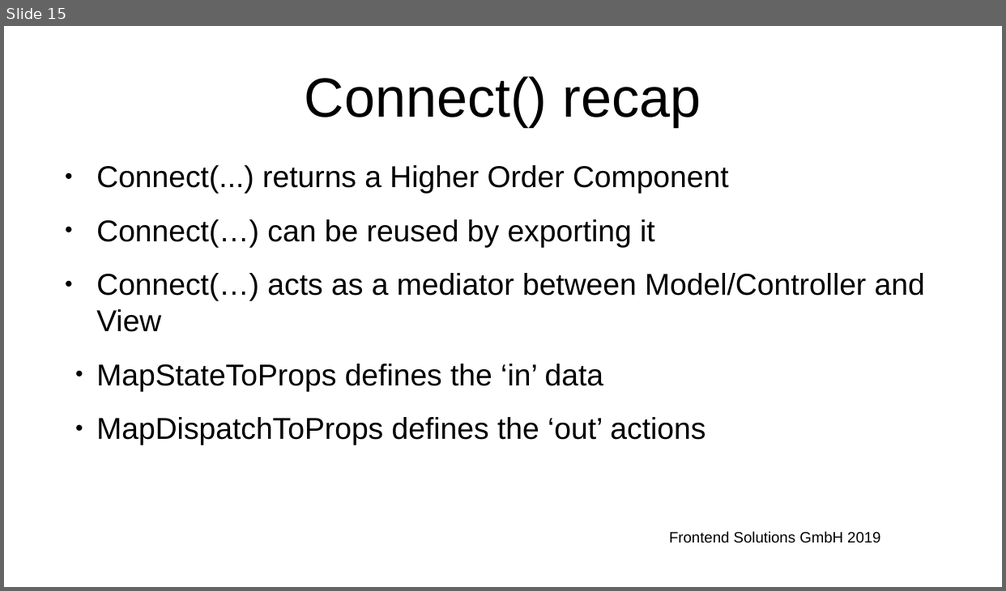
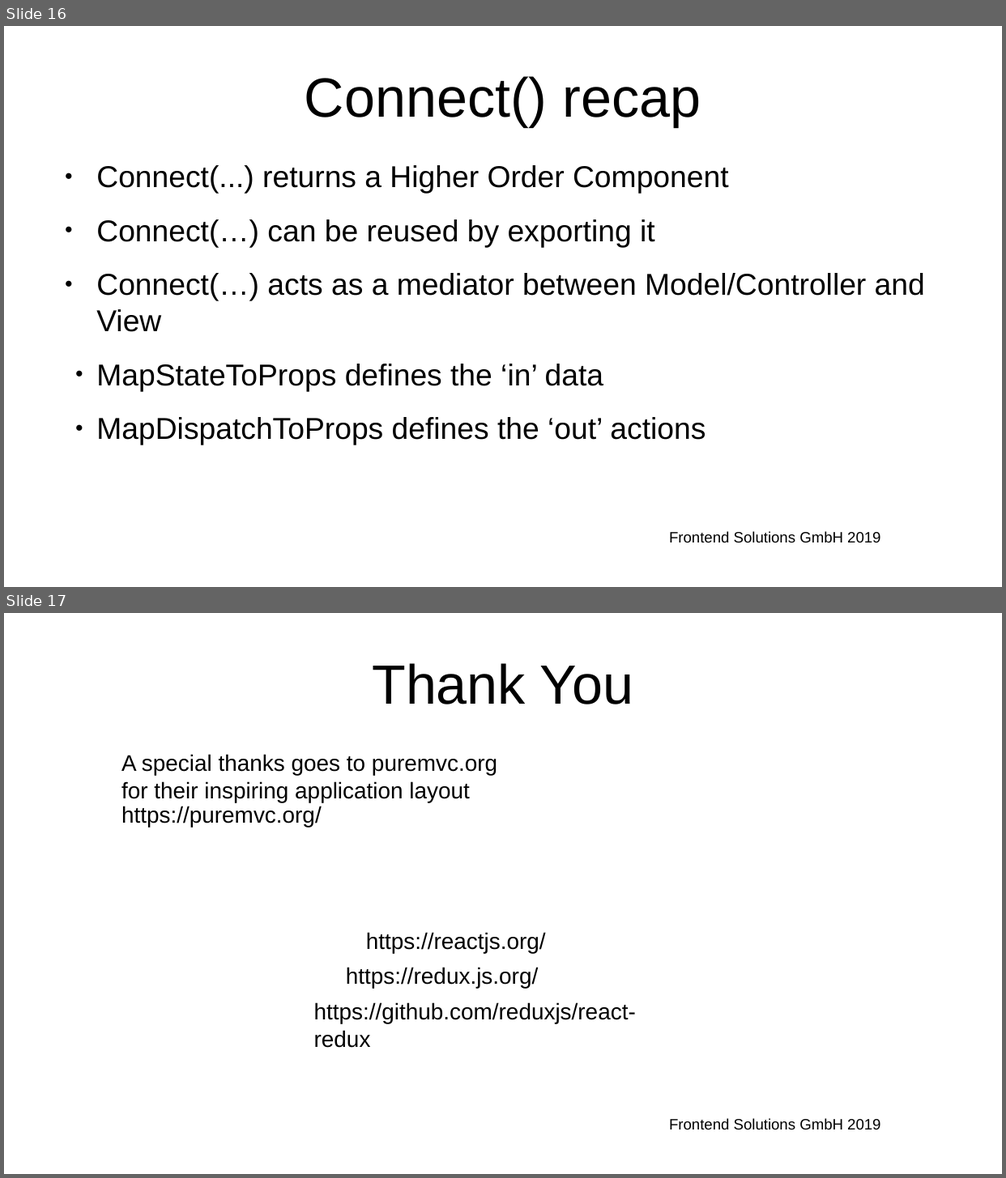
Before and after one commit to FrontendSolutionsGmbH/ReduxMvcSlides, a slide deck: ReactRedux.pptm. Shown one above the other, each under a label of ours: slide 15 before the commit, slides 16 and 17 after it. The pictures are 1006x591 and 1006x1178 pixels, drawn with LibreOffice and Linux fonts; fonts in the diff are those of the drawing; background and template pictures are left out. Boxes give left, top, right and bottom in pixels: in the first picture for what was removed or moved away, otherwise in the second. Text is boxed around its words. In the diff, an @@ line names an element or a change of style, - is before the commit and + after.

```diff
--- a/ReactRedux.pptm
+++ b/ReactRedux.pptm
@@ slide 17 added at (4, 613, 1002, 1174), background #FFFFFF; not listed: 1 template element that a slide beside it also shows @@
@@ text added at (372, 663, 633, 705), 44 pt, text #000000 @@
+Thank You
@@ text added at (121, 754, 497, 803), 18 pt, text #000000 @@
+A special thanks goes to puremvc.org
+for their inspiring application layout
@@ text added at (121, 806, 322, 827), 18 pt, text #000000 @@
+https://puremvc.org/
@@ text added at (366, 932, 546, 953), 18 pt, text #000000 @@
+https://reactjs.org/
@@ text added at (346, 967, 538, 988), 18 pt, text #000000 @@
+https://redux.js.org/
@@ text added at (314, 1003, 636, 1048), 18 pt, text #000000 @@
+https://github.com/reduxjs/react-redux
@@ what was slide 15 is now slide 16 @@
```
Also in this commit, not shown: 2 slides changed, 1 other slide added, 1 slide removed, 2 other files.
